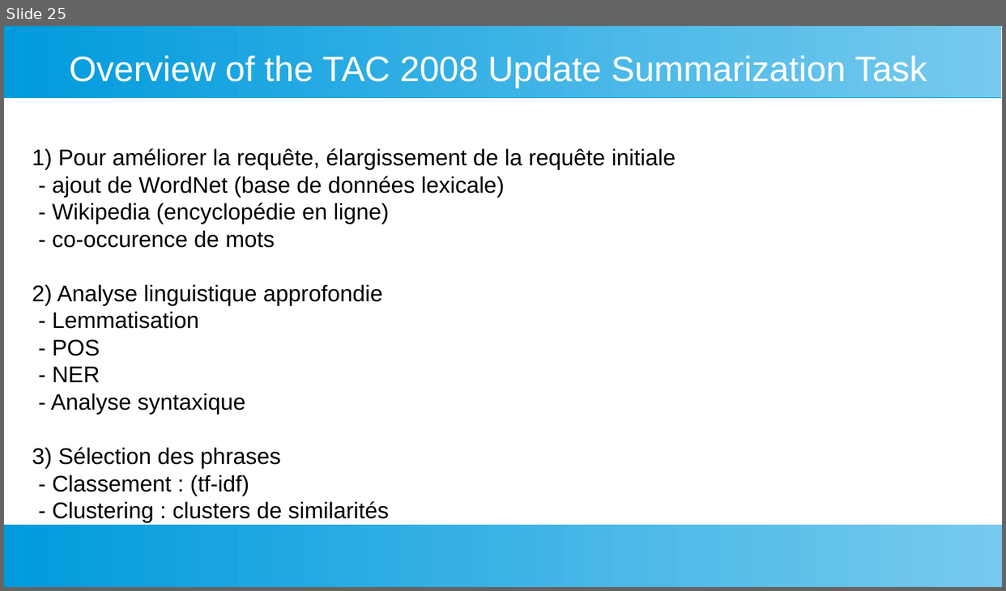
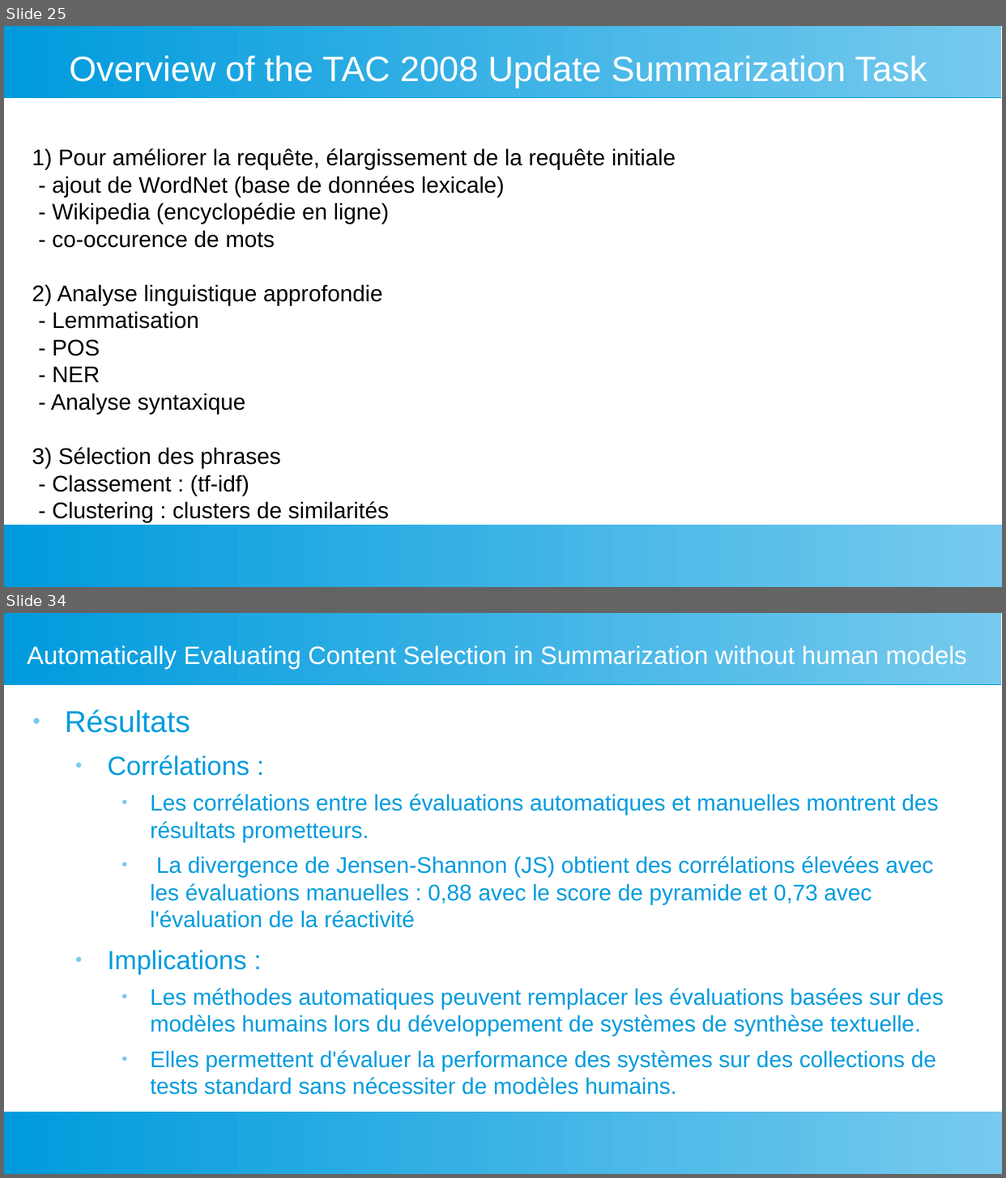
Before and after one commit to fannybachey/stage_2024, a slide deck: presentation/presentation_2.odp. Shown one above the other, each under a label of ours: slide 25 before the commit, slides 25 and 34 after it; the slides between them are not shown. The pictures are 1006x591 and 1006x1178 pixels, drawn with LibreOffice and Linux fonts; fonts in the diff are those of the drawing. Boxes give left, top, right and bottom in pixels: in the first picture for what was removed or moved away, otherwise in the second. Text is boxed around its words. In the diff, an @@ line names an element or a change of style, - is before the commit and + after.

```diff
--- a/presentation/presentation_2.odp
+++ b/presentation/presentation_2.odp
@@ slide 34 added at <box>4,613,1002,1174</box>, background #FFFFFF; not listed: 2 template elements that a slide beside it also shows @@
@@ title added at <box>27,645,967,670</box>, 20 pt, text #FFFFFF @@
+Automatically Evaluating Content Selection in Summarization without human models
@@ text added at <box>65,709,944,1071</box>, 18 pt, text #009BDD @@
+● Résultats
+  ● Corrélations :
+    ● Les corrélations entre les évaluations automatiques et manuelles montrent des résultats prometteurs.
+    ● La divergence de Jensen-Shannon (JS) obtient des corrélations élevées avec les évaluations manuelles : 0,88 avec le score de pyramide et 0,73 avec l'évaluation de la réactivité
+  ● Implications :
+    ● Les méthodes automatiques peuvent remplacer les évaluations basées sur des modèles humains lors du développement de systèmes de synthèse textuelle.
+    ● Elles permettent d'évaluer la performance des systèmes sur des collections de tests standard sans nécessiter de modèles humains.
```
Also in this commit, not shown: 6 slides changed, 6 other slides added.
